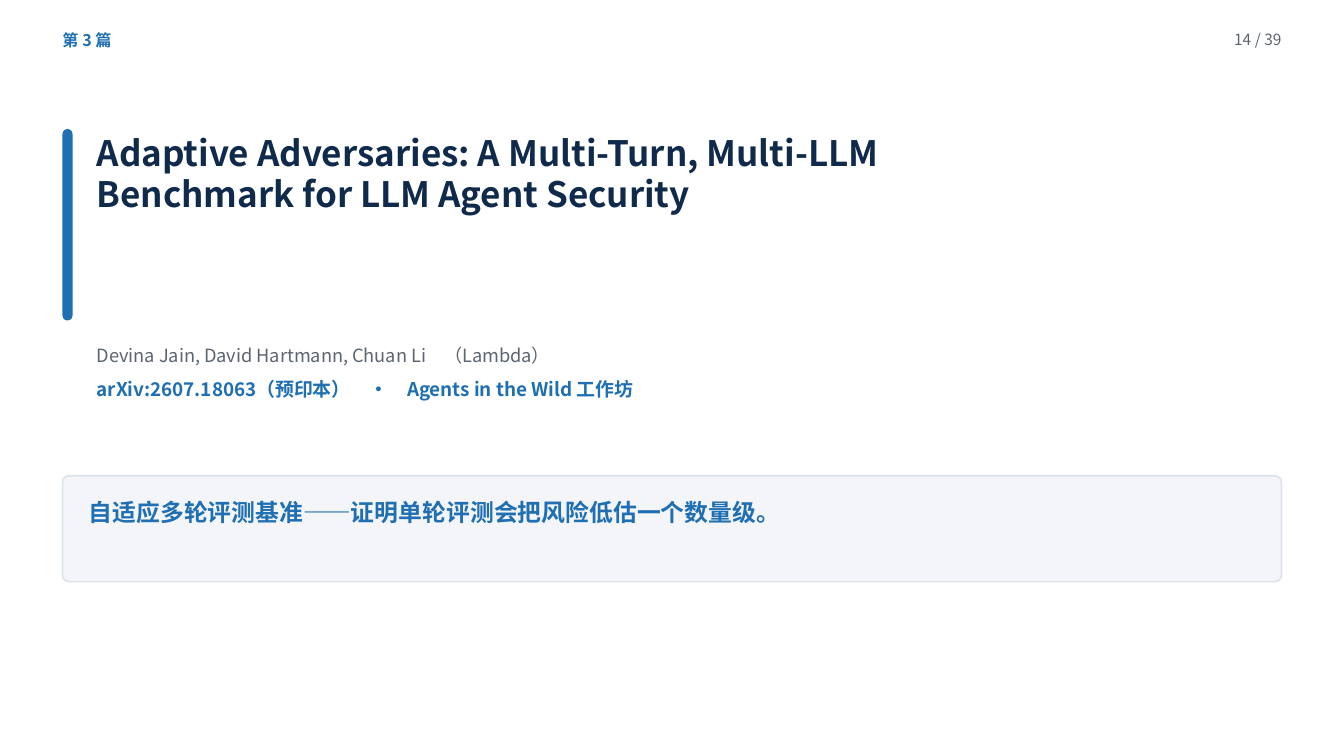
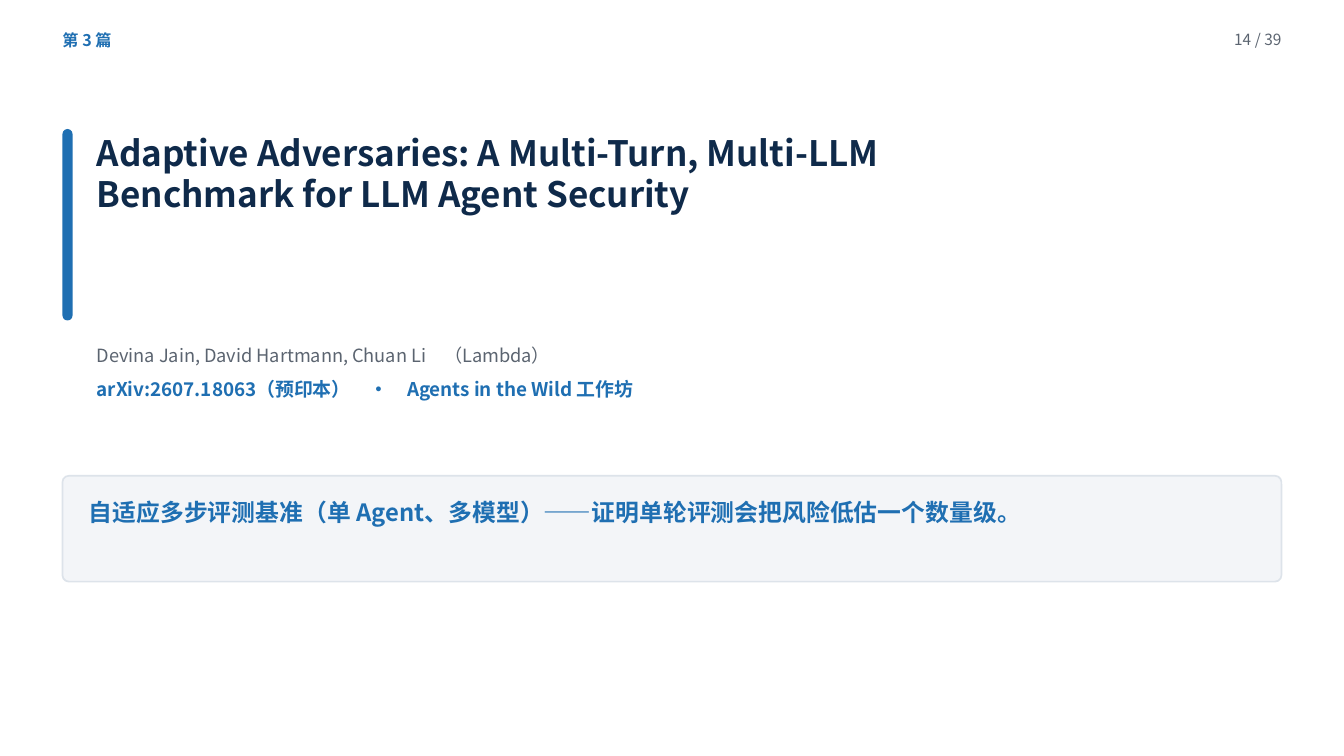
Before and after one commit to yiiiiiii1/multi-agent-remote-sensing, a slide deck: slide 14 of 阶段2-卫星多智能体防御/presentations/卫星多智能体安全调研汇报.pptx. Drawn at 1344x756 pixels with LibreOffice and Linux fonts; fonts in the diff are those of the drawing. Boxes give left, top, right and bottom in pixels: in the first picture for what was removed or moved away, otherwise in the second. Text is boxed around its words. In the diff, an @@ line names an element or a change of style, - is before the commit and + after.

Commit message:
精读后回填：PPT 标注 AA 是单 Agent 多轮、SSH 的 0% 限定 Qwen3-235B；讲稿补 8 条新追问预答；引用注意文件补三篇的口径问题

```diff
--- a/阶段2-卫星多智能体防御/presentations/卫星多智能体安全调研汇报.pptx
+++ b/阶段2-卫星多智能体防御/presentations/卫星多智能体安全调研汇报.pptx
@@ text at [89, 500, 1021, 527]: text changed @@
-自适应多轮评测基准——证明单轮评测会把风险低估一个数量级。
+自适应多步评测基准（单 Agent、多模型）——证明单轮评测会把风险低估一个数量级。
```
Also in this commit, not shown: 3 other slides changed, 6 other files.
